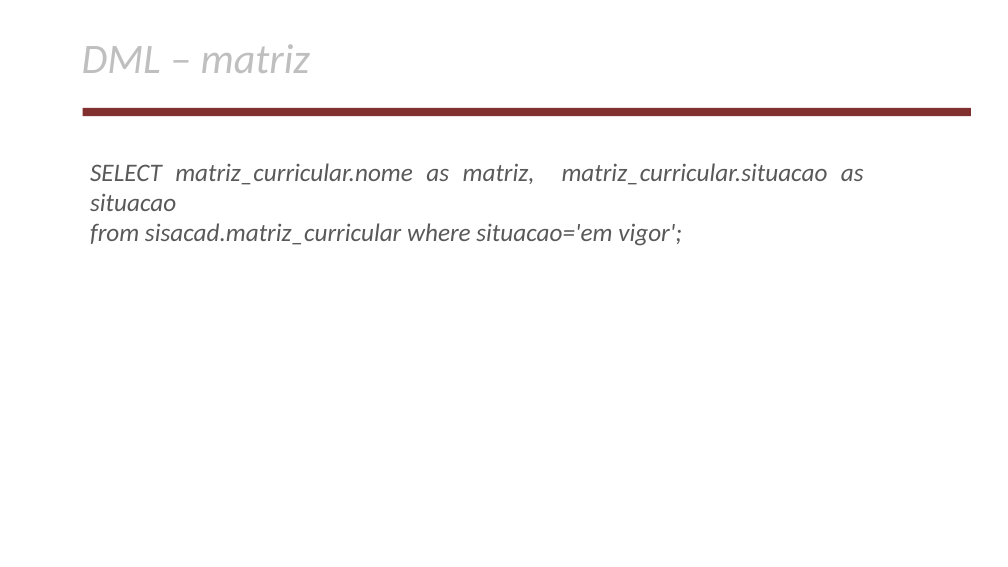
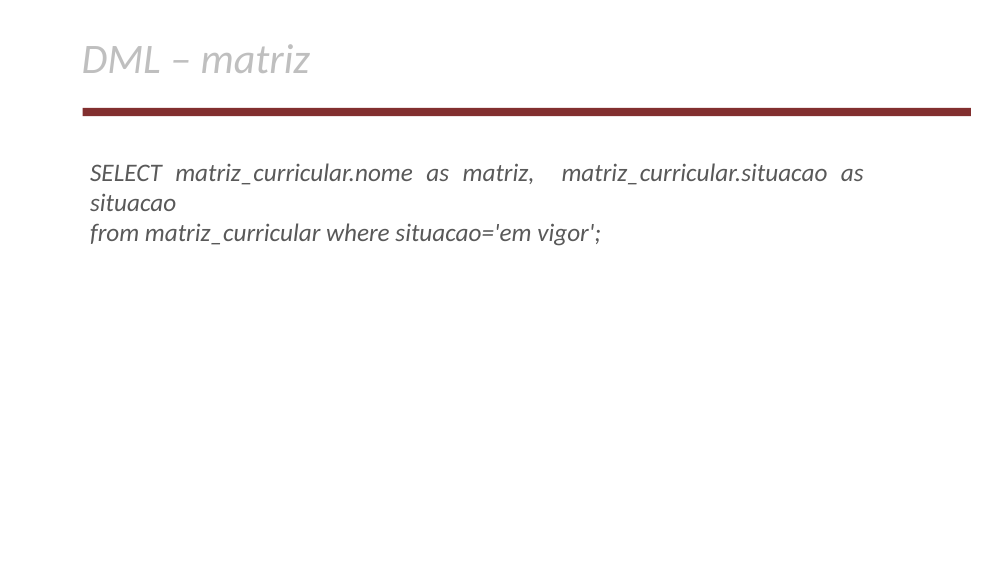
Before and after one commit to AlexsandroMatias2017/MeuBancoDeDados, a slide deck: slide 13 of apresentacao/apresentacaoDoProjeto.odp. Drawn at 1008x567 pixels with LibreOffice and Linux fonts; fonts in the diff are those of the drawing; background and template pictures are left out. Boxes give left, top, right and bottom in pixels: in the first picture for what was removed or moved away, otherwise in the second. Text is boxed around its words. In the diff, an @@ line names an element or a change of style, - is before the commit and + after.

```diff
--- a/apresentacao/apresentacaoDoProjeto.odp
+++ b/apresentacao/apresentacaoDoProjeto.odp
@@ text at (x1=90, y1=223, x2=601, y2=246): text changed @@
-from sisacad.matriz_curricular where situacao='em vigor';
+from matriz_curricular where situacao='em vigor';
```
Also in this commit, not shown: 5 other slides changed, 12 slides added, 2 other files.
